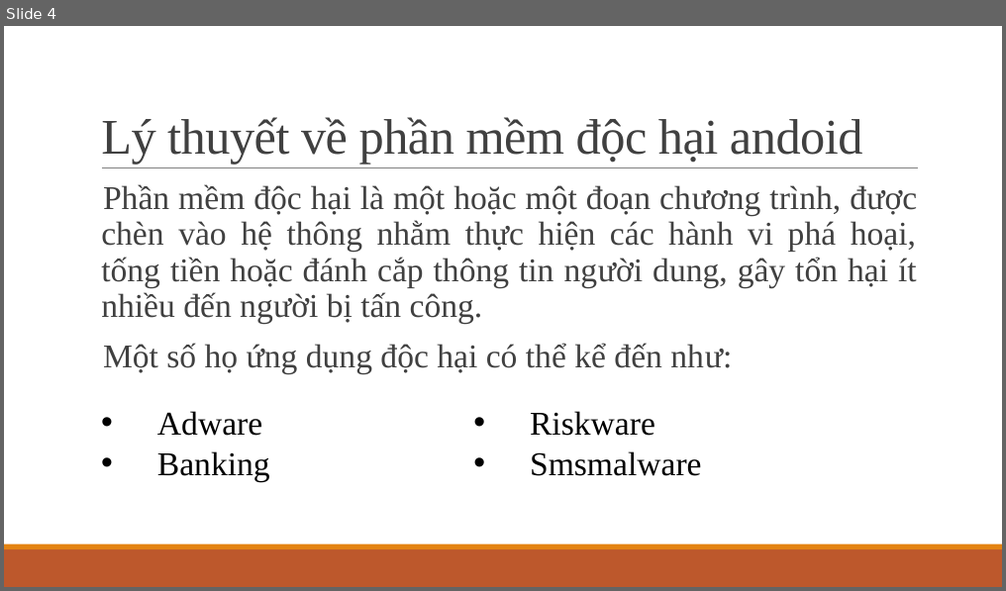
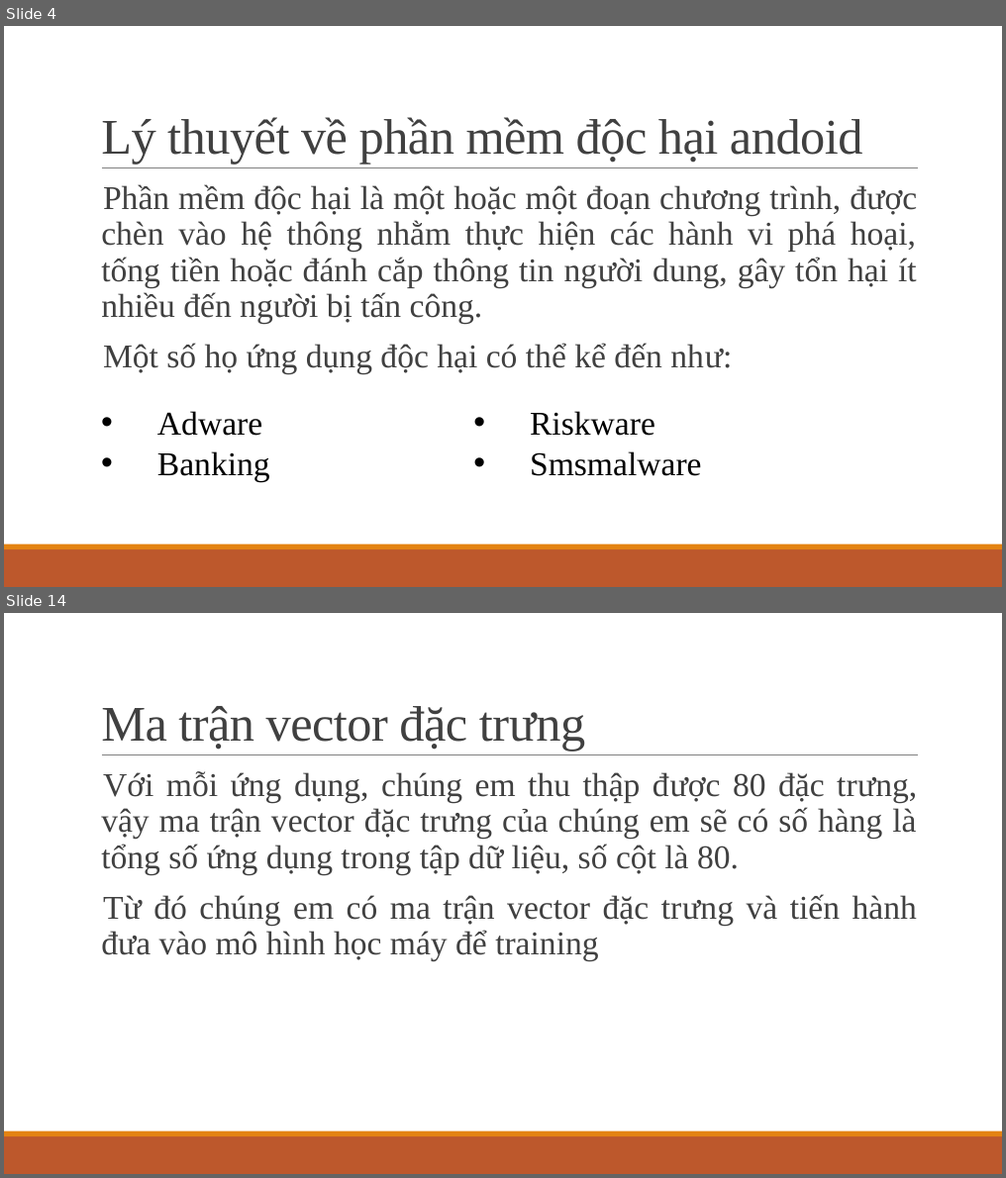
Before and after one commit to KMA-CT3-TTCS/document, a slide deck: Thái-Thị-Thanh-Vân_Nhóm1_v1.0.pptx. Shown one above the other, each under a label of ours: slide 4 before the commit, slides 4 and 14 after it; the slides between them are not shown. The pictures are 1006x591 and 1006x1178 pixels, drawn with LibreOffice and Linux fonts; fonts in the diff are those of the drawing. Boxes give left, top, right and bottom in pixels: in the first picture for what was removed or moved away, otherwise in the second. Text is boxed around its words. In the diff, an @@ line names an element or a change of style, - is before the commit and + after.

```diff
--- a/Thái-Thị-Thanh-Vân_Nhóm1_v1.0.pptx
+++ b/Thái-Thị-Thanh-Vân_Nhóm1_v1.0.pptx
@@ slide 14 added at bbox=[4, 613, 1002, 1174], background #FFFFFF; not listed: 3 template elements that a slide beside it also shows @@
@@ title added at bbox=[101, 706, 586, 752], 48 pt, text #404040 @@
+Ma trận vector đặc trưng
@@ text added at bbox=[101, 771, 917, 960], 32 pt, text #404040 @@
+  Với mỗi ứng dụng, chúng em thu thập được 80 đặc trưng, vậy ma trận vector đặc trưng của chúng em sẽ có số hàng là tổng số ứng dụng trong tập dữ liệu, số cột là 80.
+  Từ đó chúng em có ma trận vector đặc trưng và tiến hành đưa vào mô hình học máy để training
```
Also in this commit, not shown: 1 slide changed, 15 other slides added, 6 slides removed, 1 other file.
